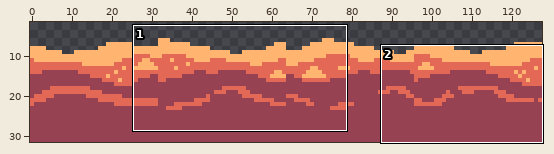
Sprite sheet -- assets/lava.png. The first picture is a wide view before the edit; the outline marks the close-up.
Close-up. As it was:
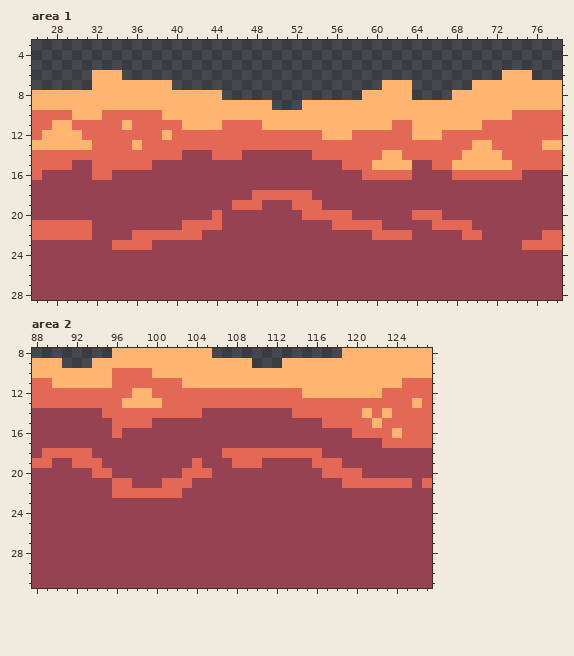
The file is 128x32 pixels. Shown: area 1: x 26..78, y 3..28; area 2: x 88..127, y 8..31. The wide view leaves out empty margins.
The result:
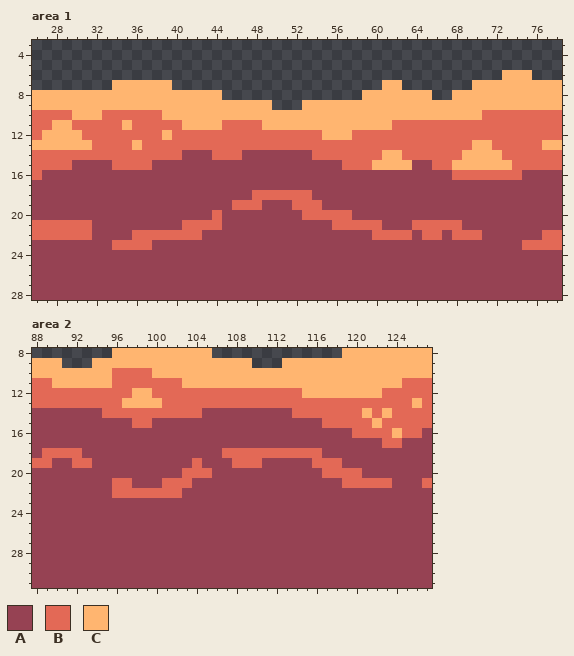
Palette (. is transparent): A #964253  B #e36956  C #ffb570
The edit:
Area 1:
The edit turns colour B into colour A in row 15 at x 32 to 33; in row 16 at x 32 to 33 and 59 to 63; in row 20 at x 64 to 66; in row 21 at x 69.
The edit turns colour A into colour B in row 21 at x 64 to 65; in row 22 at x 65 to 66 and 68.
The edit turns colour C into colour B in row 10 at x 71 to 73; in row 11 at x 64 to 70; in row 12 at x 64 to 66.
There is now colour C in row 8 at x 64 to 65.
The author cleared colour C in row 6 at x 32 to 34; in row 7 at x 32 to 33 and 63.
Area 2:
The edit turns colour B into colour A in row 15 at x 96 to 97; in row 16 at x 96 and 127; in row 17 at x 125 to 127; in row 18 at x 93; in row 19 at x 94; in row 20 at x 94 to 95.
The edit turns colour B into colour A in row 21 at x 124 to 125.
Pixel boxes of the changes (left, top, right, bottom) in both close-ups:
erased: (92, 70, 122, 90)
changed: (362, 80, 512, 240)
changed: (92, 160, 112, 180)
changed: (82, 418, 132, 478)
changed: (392, 428, 432, 488)
